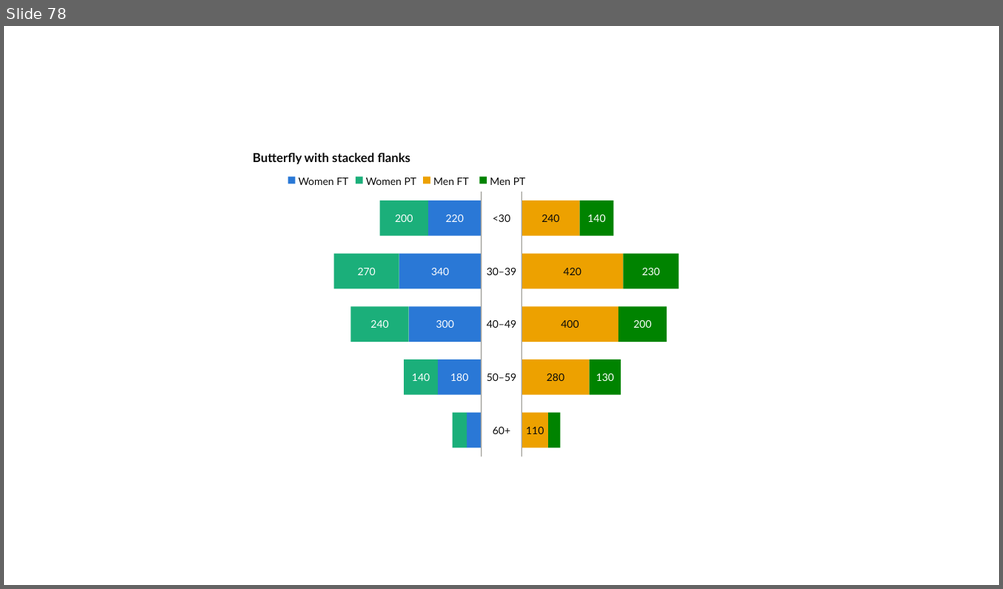
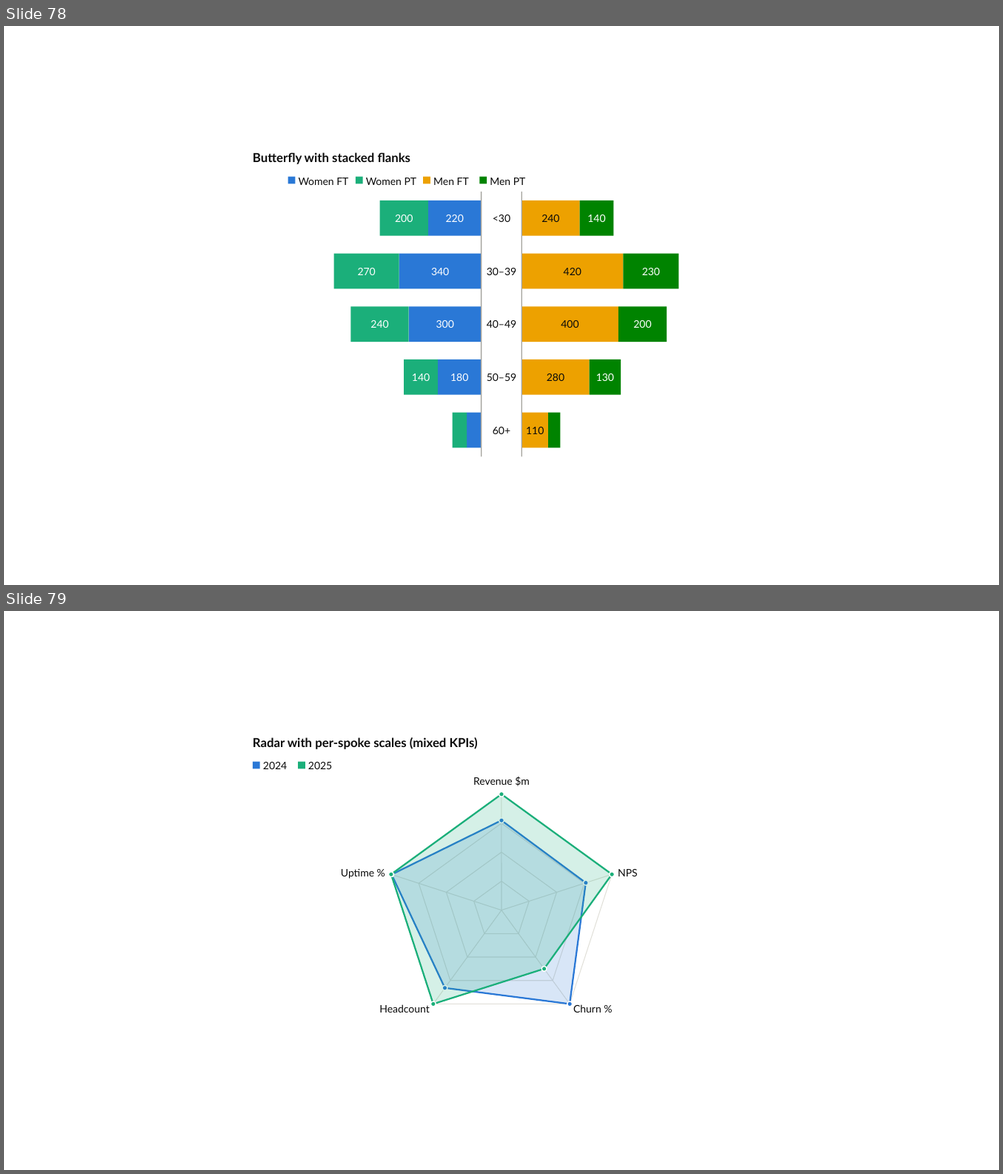
Before and after one commit to dannbleeker/PowerChart, a slide deck: examples/showcase.pptx. Shown one above the other, each under a label of ours: slide 78 before the commit, slides 78 and 79 after it. The pictures are 1003x589 and 1003x1174 pixels, drawn with LibreOffice and Linux fonts; fonts in the diff are those of the drawing. Boxes give left, top, right and bottom in pixels: in the first picture for what was removed or moved away, otherwise in the second. Text is boxed around its words. In the diff, an @@ line names an element or a change of style, - is before the commit and + after.

```diff
--- a/examples/showcase.pptx
+++ b/examples/showcase.pptx
@@ slide 79 added at <box>4,611,999,1170</box>, background #FFFFFF @@
@@ text added at <box>253,738,478,749</box>, 12 pt, text #0B0B0B, bold @@
+Radar with per-spoke scales (mixed KPIs)
@@ rectangle added at <box>253,762,260,769</box>, fill #2A78D6 @@
@@ text added at <box>263,762,287,769</box>, 10 pt, text #0B0B0B @@
+2024
@@ rectangle added at <box>298,762,305,769</box>, fill #1BAF7A @@
@@ text added at <box>308,762,332,769</box>, 10 pt, text #0B0B0B @@
+2025
@@ text added at <box>473,776,529,786</box>, 10 pt, text #0B0B0B @@
+Revenue $m
@@ freeform shape added at <box>391,795,612,1004</box>, outline #E1E0D9 0.75 pt @@
@@ freeform shape added at <box>391,795,612,1004</box>, fill #1BAF7A at 18% opacity, outline #1BAF7A 1.6 pt @@
@@ ellipse added at <box>498,792,504,797</box>, fill #1BAF7A, outline #FFFFFF 1 pt @@
@@ line added from (502, 795) to (502, 910), #E1E0D9 0.75 pt @@
@@ freeform shape added at <box>391,820,585,1004</box>, fill #2A78D6 at 18% opacity, outline #2A78D6 1.6 pt @@
@@ freeform shape added at <box>419,823,584,981</box>, outline #E1E0D9 0.75 pt @@
@@ ellipse added at <box>498,818,504,823</box>, fill #2A78D6, outline #FFFFFF 1 pt @@
@@ freeform shape added at <box>447,853,557,958</box>, outline #E1E0D9 0.75 pt @@
@@ text added at <box>341,869,374,879</box>, 10 pt, text #0B0B0B @@
+Uptime %
@@ ellipse added at <box>388,872,393,877</box>, fill #1BAF7A, outline #FFFFFF 1 pt @@
@@ ellipse added at <box>389,872,394,877</box>, fill #2A78D6, outline #FFFFFF 1 pt @@
@@ line added from (391, 874) to (502, 910), #E1E0D9 0.75 pt @@
@@ line added from (502, 910) to (612, 874), #E1E0D9 0.75 pt @@
@@ ellipse added at <box>609,872,614,877</box>, fill #1BAF7A, outline #FFFFFF 1 pt @@
@@ text added at <box>617,869,637,877</box>, 10 pt, text #0B0B0B @@
+NPS
@@ freeform shape added at <box>474,881,529,934</box>, outline #E1E0D9 0.75 pt @@
@@ ellipse added at <box>583,880,588,886</box>, fill #2A78D6, outline #FFFFFF 1 pt @@
@@ line added from (433, 1004) to (502, 910), #E1E0D9 0.75 pt @@
@@ line added from (502, 910) to (569, 1004), #E1E0D9 0.75 pt @@
@@ ellipse added at <box>442,985,447,991</box>, fill #2A78D6, outline #FFFFFF 1 pt @@
@@ ellipse added at <box>541,967,546,972</box>, fill #1BAF7A, outline #FFFFFF 1 pt @@
@@ text added at <box>379,1005,429,1013</box>, 10 pt, text #0B0B0B @@
+Headcount
@@ ellipse added at <box>431,1002,436,1007</box>, fill #1BAF7A, outline #FFFFFF 1 pt @@
@@ ellipse added at <box>567,1002,572,1007</box>, fill #2A78D6, outline #FFFFFF 1 pt @@
@@ text added at <box>573,1005,601,1013</box>, 10 pt, text #0B0B0B @@
+Churn %
```
Also in this commit, not shown: 2 other slides added, 15 other files.
